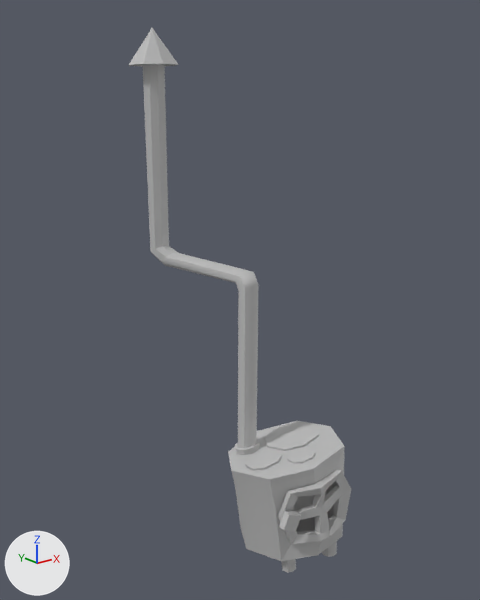
The FBX model nordicGameJam2015/Assets/Graphics/props/oven_GEO.fbx, before and after one commit.
Rendered twice from a 50 mm lens placed at (-5.68, -5.96, 13.41), pointed at (5.53, 8.04, 7.8). Lighting does not change. The marker at lower left points along +X, +Y and +Z. Where no turn or scale is listed for an object, it has been applied to the vertices.

The first picture shows 'oven_GEO', 'oven_door_GEO'.
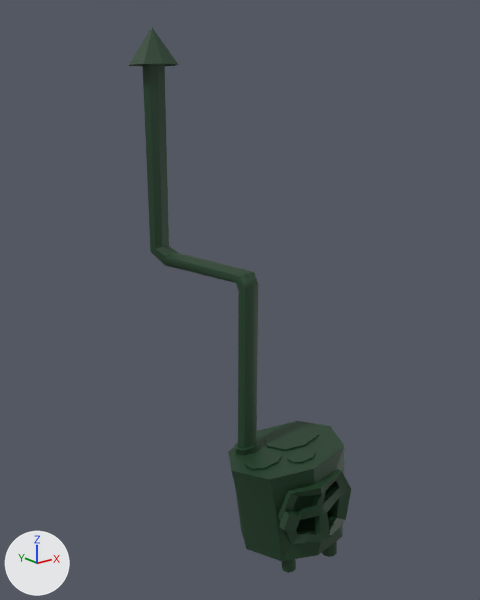
Patch to the scene script:
```diff
--- a/nordicGameJam2015/Assets/Graphics/props/oven_GEO.fbx.py
+++ b/nordicGameJam2015/Assets/Graphics/props/oven_GEO.fbx.py
@@ img_stove_jpg @@
+img_stove_jpg = load_image('stove.jpg', '../textures/stove.jpg', 128, 128, 'sRGB')
@@ mat_lambert5 @@
+mat_lambert5 = principled_material('lambert5')
+mat_lambert5.texture = img_stove_jpg
@@ me_mesh @@
 me_mesh.from_pydata(...)  # 216 vertices, 180 faces; spans x -2.08..1.78, y -2.18..3.88, z -2.65..12.08
-me_mesh.materials.append(mat_lambert1)  # grey #bcbcbc
+me_mesh.materials.append(mat_lambert5)  # picture img_stove_jpg
@@ me_mesh_001 @@
 me_mesh_001.from_pydata(...)  # 64 vertices, 68 faces; spans x -2.58..0.0, y -0.33..0.34, z -1.12..0.75
-me_mesh_001.materials.append(mat_lambert1)  # grey #bcbcbc
+me_mesh_001.materials.append(mat_lambert5)  # picture img_stove_jpg
```

Where the change shows, as pixel boxes [x1, y1, x2, y2] in the pictures (480 x 600 px):
'oven_GEO', recoloured (grey to green)
    both: [129, 28, 345, 573]
'oven_door_GEO', recoloured (grey to green)
    both: [278, 469, 351, 544]
